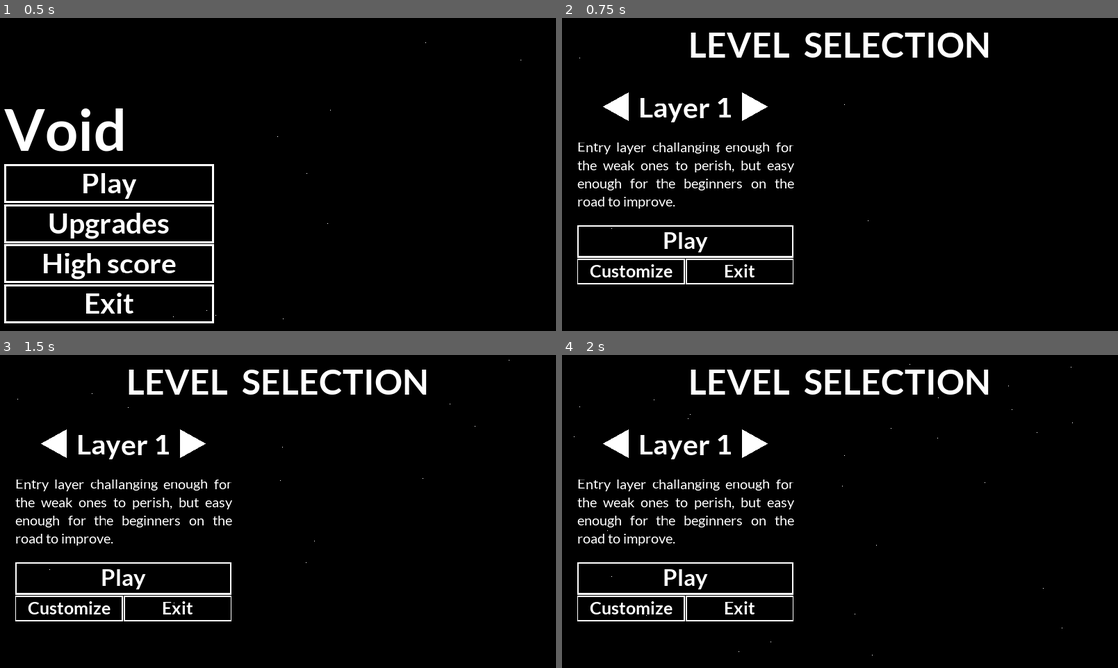
Above: before the commit, frames 1-4 (two rows, left to right).
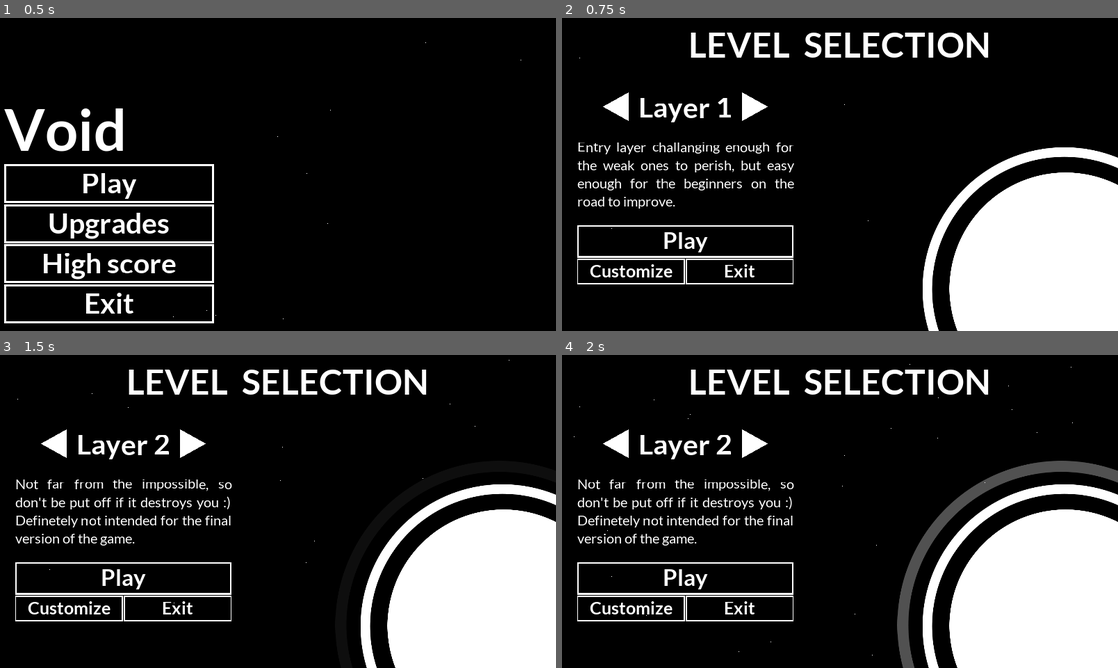
Above: after the commit, the same moments.

Repository: 0stam/void
Game: Godot game, scene res://ui/MainMenu.tscn
Two runs of this game, one before a commit and one after it. Both use one fixed random seed, a clock stepped at 60 frames per second and the inputs below.
Inputs (mouse positions are in pixels of both pictures, inside the frame that each line leads up to):
- Up to frame 1 (0.5 s): no input
- Up to frame 2 (0.75 s): click "Play" at 0.5 s
- Up to frame 3 (1.5 s): click (55, 442) at 1.25 s
- Up to frame 4 (2 s): no input

Frame 1 is identical in both runs. In frame 2, 15% of the frame differs, in the area x 64-100%, y 41-100%; in frame 3, 18%; in frame 4, 20%, in the area x 2-100%, y 25-100%.

Commit message:
Finish level selection

Diff:
--- a/data/levels.json
+++ b/data/levels.json
@@ -1,18 +1,20 @@
 {
-	"1": {
+	"Layer 1": {
 		"enemy_ratio": 1,
 		"enemy_modifier": 0,
 		"enemy_speed": 500,
 		"energy_ratio": 1,
 		"energy_modifier": -0.2,
-		"end": 30000
+		"end": 30000,
+		"level_description": "Entry layer challanging enough for the weak ones to perish, but easy enough for the beginners on the road to improve."
 	},
-	"2": {
-		"enemy_ratio": 1.2,
+	"Layer 2": {
+		"enemy_ratio": 3,
 		"enemy_modifier": 0,
-		"enemy_speed": 510,
+		"enemy_speed": 650,
 		"energy_ratio": 1,
 		"energy_modifier": -0.2,
-		"end": 30000
+		"end": 30000,
+		"level_description": "Not far from the impossible, so don't be put off if it destroys you :) Definetely not intended for the final version of the game."
 	}
 }
--- a/entities/Enemy.gd
+++ b/entities/Enemy.gd
@@ -1,6 +1,6 @@
 extends KinematicBody2D
 
-var speed : int = 500
+var speed : int = Global.enemy_speed
 var acceleration : float = 8
 
 var velocity : Vector2 = Vector2.ZERO
--- a/global/Music.gd
+++ b/global/Music.gd
@@ -29,6 +29,7 @@
 
 
 func start():
+	#return
 	var new_stream = load(playlists[playlist][track[playlist]])
 	if not playing or stream != new_stream:
 		stream = new_stream
--- a/global/global.gd
+++ b/global/global.gd
@@ -6,6 +6,7 @@
 
 var enemy_ratio : float = 1
 var enemy_modifier : float = 0
+var enemy_speed : float = 500
 
 var energy_ratio : float = 1
 var energy_modifier : float = -0.2
@@ -14,6 +15,18 @@
 var player_position : Vector2 = Vector2.ZERO  # Updated before every chunk generation
 var player_progress : float = 0  # Beetwen 0-1, indicates percentage progress to the end
 
+# Levels
+var level : int = 0
+var level_data : Dictionary = {}
+var levels = ["Layer 1", "Layer 2"]
+var known_level = 1
+var level_description : String = ""
+
+
+func _ready():
+	parse_level_data()
+	initialize_level(levels[level])
+
 
 func calculate_progress():
 	if player_position.length():
@@ -21,5 +34,43 @@
 	else:
 		player_progress = 0
 	if player_progress >= 1:
+		level_finished()
 # warning-ignore:return_value_discarded
 		get_tree().change_scene("res://ui/MainMenu.tscn")
+
+
+func parse_level_data():
+	var file : File = File.new()
+# warning-ignore:return_value_discarded
+	file.open("res://data/levels.json", File.READ)
+	level_data = parse_json(file.get_as_text())
+	file.close()
+
+
+func initialize_level(name : String):
+	for i in level_data[name]:
+		set(i, level_data[name][i])
+
+
+func level_finished():
+	level += 1
+	if level >= len(levels):
+		level = 0
+	elif level > known_level:
+		known_level = level
+	initialize_level(levels[level])
+
+
+func change_level(change : int):
+	var positive : bool = change > 0
+	change = int(abs(change))
+	for i in change:
+		if positive:
+			level += 1
+		else:
+			level -= 1
+		if level > known_level:
+			level = 0
+		elif level < 0:
+			level = known_level
+	initialize_level(levels[level])
--- a/ui/Button.gd
+++ b/ui/Button.gd
@@ -15,7 +15,7 @@
 
 func _ready():
 	is_ready = true
-	button.text = text
+	set_text(text)
 	set_border_width(border_width)
 	set_font(font)
 
--- a/ui/LevelSelection.gd
+++ b/ui/LevelSelection.gd
@@ -1,8 +1,12 @@
 extends Control
+
+onready var level_name := $Selection/Layers/Label
+onready var description := $Selection/Description
+onready var layer_graphics := $Graphics
 
 
 func _ready():
-	pass
+	update()
 
 
 func _on_Play_pressed():
@@ -13,3 +17,27 @@
 func _on_Exit_pressed():
 # warning-ignore:return_value_discarded
 	get_tree().change_scene("res://ui/MainMenu.tscn")
+
+
+func update():
+	level_name.text = Global.levels[Global.level]
+	description.text = Global.level_description
+	for i in layer_graphics.get_children():
+		if i.name == "Middle":
+			continue
+		if int(i.name) <= Global.level:
+			i.get_node("Animation").play("basic")
+			i.show()
+		else:
+			i.get_node("Animation").stop()
+			i.hide()
+
+
+func _on_Left_pressed():
+	Global.change_level(-1)
+	update()
+
+
+func _on_Right_pressed():
+	Global.change_level(1)
+	update()
--- a/ui/LevelSelection.tscn
+++ b/ui/LevelSelection.tscn
@@ -12,6 +12,61 @@
 [ext_resource path="res://fonts/button_small.tres" type="DynamicFont" id=10]
 [ext_resource path="res://ui/LevelSelection.gd" type="Script" id=11]
 [ext_resource path="res://fonts/text_block.tres" type="DynamicFont" id=12]
+[ext_resource path="res://art/circle.png" type="Texture" id=13]
+[ext_resource path="res://art/layer.png" type="Texture" id=14]
+
+[sub_resource type="Animation" id=1]
+resource_name = "basic"
+
+[sub_resource type="Animation" id=2]
+resource_name = "basic"
+length = 4.0
+loop = true
+
+[sub_resource type="Animation" id=3]
+resource_name = "basic"
+length = 4.0
+loop = true
+tracks/0/type = "bezier"
+tracks/0/path = NodePath(".:modulate:r")
+tracks/0/interp = 1
+tracks/0/loop_wrap = true
+tracks/0/imported = false
+tracks/0/enabled = true
+tracks/0/keys = {
+"points": PoolRealArray( 1, -0.25, 0, 0.25, 0, 1, -0.25, 0, 0.25, 0, 1, -0.25, 0, 0.25, 0 ),
+"times": PoolRealArray( 0, 2, 4 )
+}
+tracks/1/type = "bezier"
+tracks/1/path = NodePath(".:modulate:g")
+tracks/1/interp = 1
+tracks/1/loop_wrap = true
+tracks/1/imported = false
+tracks/1/enabled = true
+tracks/1/keys = {
+"points": PoolRealArray( 1, -0.25, 0, 0.25, 0, 1, -0.25, 0, 0.25, 0, 1, -0.25, 0, 0.25, 0 ),
+"times": PoolRealArray( 0, 2, 4 )
+}
+tracks/2/type = "bezier"
+tracks/2/path = NodePath(".:modulate:b")
+tracks/2/interp = 1
+tracks/2/loop_wrap = true
+tracks/2/imported = false
+tracks/2/enabled = true
+tracks/2/keys = {
+"points": PoolRealArray( 1, -0.25, 0, 0.25, 0, 1, -0.25, 0, 0.25, 0, 1, -0.25, 0, 0.25, 0 ),
+"times": PoolRealArray( 0, 2, 4 )
+}
+tracks/3/type = "bezier"
+tracks/3/path = NodePath(".:modulate:a")
+tracks/3/interp = 1
+tracks/3/loop_wrap = true
+tracks/3/imported = false
+tracks/3/enabled = true
+tracks/3/keys = {
+"points": PoolRealArray( 0, -0.25, 0, 0.25, 0, 1, -0.25, 0, 0.25, 0, 0, -0.25, 0, 0.25, 0 ),
+"times": PoolRealArray( 0, 2, 4 )
+}
 
 [node name="LevelSelection" type="Control"]
 anchor_right = 1.0
@@ -42,6 +97,67 @@
 }
 
 [node name="Stars" parent="." instance=ExtResource( 1 )]
+
+[node name="Graphics" type="Control" parent="."]
+anchor_right = 1.0
+anchor_bottom = 1.0
+__meta__ = {
+"_edit_use_anchors_": false
+}
+
+[node name="Middle" type="TextureRect" parent="Graphics"]
+anchor_left = 1.0
+anchor_top = 1.0
+anchor_right = 1.0
+anchor_bottom = 1.0
+margin_left = -582.014
+margin_top = -547.0
+margin_right = 219.986
+margin_bottom = 255.0
+texture = ExtResource( 13 )
+expand = true
+__meta__ = {
+"_edit_use_anchors_": false
+}
+
+[node name="Animation" type="AnimationPlayer" parent="Graphics/Middle"]
+anims/basic = SubResource( 1 )
+
+[node name="0" type="TextureRect" parent="Graphics"]
+anchor_left = 1.0
+anchor_top = 1.0
+anchor_right = 1.0
+anchor_bottom = 1.0
+margin_left = -675.147
+margin_top = -634.49
+margin_right = 304.853
+margin_bottom = 345.51
+texture = ExtResource( 14 )
+expand = true
+__meta__ = {
+"_edit_use_anchors_": false
+}
+
+[node name="Animation" type="AnimationPlayer" parent="Graphics/0"]
+anims/basic = SubResource( 2 )
+
+[node name="1" type="TextureRect" parent="Graphics"]
+anchor_left = 1.0
+anchor_top = 1.0
+anchor_right = 1.0
+anchor_bottom = 1.0
+margin_left = -762.309
+margin_top = -714.964
+margin_right = 370.691
+margin_bottom = 418.036
+texture = ExtResource( 14 )
+expand = true
+__meta__ = {
+"_edit_use_anchors_": false
+}
+
+[node name="Animation" type="AnimationPlayer" parent="Graphics/1"]
+anims/basic = SubResource( 3 )
 
 [node name="Selection" type="VBoxContainer" parent="."]
 margin_left = 51.521
@@ -160,5 +276,7 @@
 border_width = 5
 font = ExtResource( 10 )
 
+[connection signal="pressed" from="Selection/Layers/Left" to="." method="_on_Left_pressed"]
+[connection signal="pressed" from="Selection/Layers/Right" to="." method="_on_Right_pressed"]
 [connection signal="pressed" from="Selection/Play" to="." method="_on_Play_pressed"]
 [connection signal="pressed" from="Selection/HBoxContainer/Exit" to="." method="_on_Exit_pressed"]
Binary file added: art/layer.png
Not shown, added: art/layer.png.import
Not shown: 1 places in ui/LevelSelection.tscn that only renumber resources
